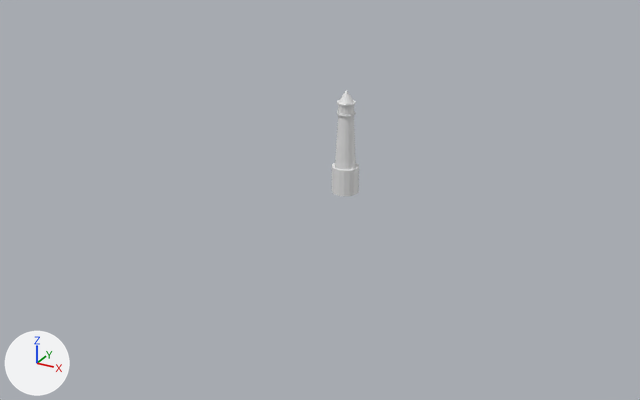
One commit to the Blender file 1/1.blend: the scene before it, then after it.
Rendered twice from a 50 mm camera at (44.5, -87.1, 40.0) aimed at (-1.2, -4.1, -1.5). Every picture has the same lights, and +X, +Y and +Z are marked at lower left. The older version comes first.
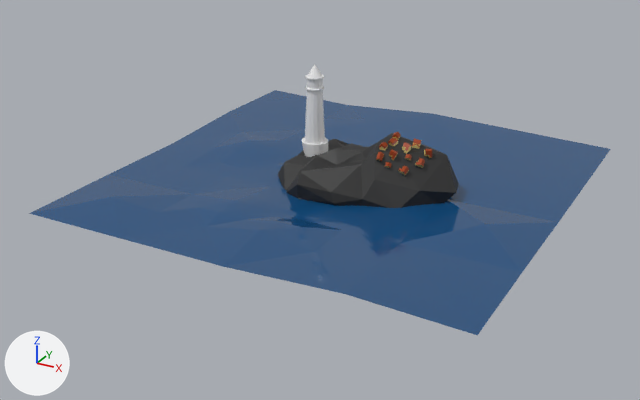
Boxes (x1, y1, x2, y2) around the edits, measured in the pictures (640 x 400 px):
'Plane.001', added (blue): after (29, 90, 611, 335)
'Icosphere.001', added (black): after (278, 133, 459, 208)
'Cylinder.001', moved: before (332, 90, 359, 196); after (301, 64, 328, 157)
'Cube.011', added: after (402, 142, 412, 154)
'Cube.004', added: after (412, 139, 421, 149)
'Cube.009', added: after (415, 158, 425, 168)
'Cube.012', added: after (388, 138, 398, 146)
'Cube.007', added: after (424, 149, 432, 158)
'Cube.008', added: after (398, 166, 409, 176)
'Cube.003', added: after (389, 149, 398, 161)
'Cube.006', added: after (379, 142, 388, 150)
'Cube.002', added: after (376, 152, 384, 161)
'Cube.001', added: after (392, 132, 401, 140)

The change in detail:
Material 'rock' (mat_rock) is new.
Its base color is (0.0198, 0.0198, 0.0198) (black #262626).
Material 'water' (mat_water) is new.
Its base color is (0.00557, 0.0721, 0.205) (blue #114c7d).
Its roughness is 0.0682.
Its specular ior level is 0.682.
Material 'plaster' (mat_plaster) is new.
Its base color is (0.8, 0.636, 0.239) (yellow #e7d186).
Material 'roof' (mat_roof) is new.
Its base color is (0.347, 0.0432, 0.0) (brown #9f3b00).
Mesh me_icosphere_004 is new.
It has 71 vertices, 138 faces and spans x -8.0..12.2, y -9.3..9.0, z -1.7..6.5.
It uses material mat_rock (black #262626).
Mesh me_plane_001 is new.
It has 2302 vertices, 4588 faces and spans x -1.0..1.0, y -1.0..1.02, z 0.0..0.03.
It uses material mat_water (blue #114c7d).
Mesh me_cube_002 is new.
It has 33 vertices, 30 faces and spans x -1.0..1.0, y -1.41..2.72, z -0.25..2.93.
Faces by material slot: [22, 8].
It uses material mat_plaster (yellow #e7d186).
It uses material mat_roof (brown #9f3b00).
Mesh me_cube_010 is new.
It has 22 vertices, 20 faces and spans x -1.65..1.0, y -2.34..1.0, z -0.21..2.98.
Faces by material slot: [15, 5].
It uses material mat_plaster (yellow #e7d186).
It uses material mat_roof (brown #9f3b00).
Mesh me_cube_003 is new.
It is a copy of me_cube_010.
Mesh me_cube_004 is new.
It has 32 vertices, 30 faces and spans x -1.57..1.0, y -2.69..1.0, z -0.25..2.94.
Faces by material slot: [24, 6].
It uses material mat_plaster (yellow #e7d186).
It uses material mat_roof (brown #9f3b00).
Object 'Cylinder.001' (ob_cylinder_001) moves from (0.0, 0.0, 0.0) to (-4.12, 0.0, 2.46).
Object 'Icosphere.001' (ob_icosphere_001) is new; it shows me_icosphere_004.
Its location is (0.0, 0.0, 0.0).
Its rotation in degrees is (0, 0, 34).
Object 'Plane.001' (ob_plane_001) is new; it shows me_plane_001.
Its location is (0.0, 0.0, 0.0).
Its scale is (25.4, 25.4, 25.4).
Object 'Cube.012' (ob_cube_012) is new; it shows me_cube_002.
Its location is (6.52, -1.22, 5.83).
Its rotation in degrees is (21, 2.8, -13).
Its scale is (0.34, 0.227, 0.285).
Object 'Cube.011' (ob_cube_011) is new; it shows me_cube_010.
Its location is (8.03, -1.15, 5.54).
Its rotation in degrees is (15, -10, 82).
Its scale is (0.34, 0.227, 0.285).
Object 'Cube.009' (ob_cube_009) is new; it shows a copy of me_cube_010.
Its location is (10.04, -1.35, 4.35).
Its rotation in degrees is (49, 15, 23).
Its scale is (0.34, 0.227, 0.285).
Object 'Cube.008' (ob_cube_008) is new; it shows a copy of me_cube_010.
Its location is (8.82, -2.83, 3.74).
Its rotation in degrees is (46, 29, 5.2).
Its scale is (0.34, 0.227, 0.285).
Object 'Cube.007' (ob_cube_007) is new; it shows me_cube_003.
Its location is (10.23, -0.39, 5.16).
Its rotation in degrees is (179, -130, -53).
Its scale is (0.34, 0.227, 0.285).
Object 'Cube.006' (ob_cube_006) is new; it shows me_cube_002.
Its location is (5.85, -2.28, 5.52).
Its rotation in degrees is (11, 1.2, 3).
Its scale is (0.34, 0.227, 0.285).
Object 'Cube.004' (ob_cube_004) is new; it shows me_cube_004.
Its location is (8.6, 0.14, 5.68).
Its rotation in degrees is (10, -15, 104).
Its scale is (0.34, 0.227, 0.285).
Object 'Cube.003' (ob_cube_003) is new; it shows me_cube_003.
Its location is (7.05, -2.55, 5.22).
Its rotation in degrees is (31, -42, 75).
Its scale is (0.34, 0.227, 0.285).
Object 'Cube.002' (ob_cube_002) is new; it shows me_cube_002.
Its location is (5.99, -3.47, 4.81).
Its rotation in degrees is (49, 15, 14).
Its scale is (0.34, 0.227, 0.285).
Object 'Cube.001' (ob_cube_001) is new; it shows me_cube_002.
Its location is (6.38, -0.13, 6.15).
Its rotation in degrees is (193, 168, 187).
Its scale is (0.34, 0.227, 0.285).
